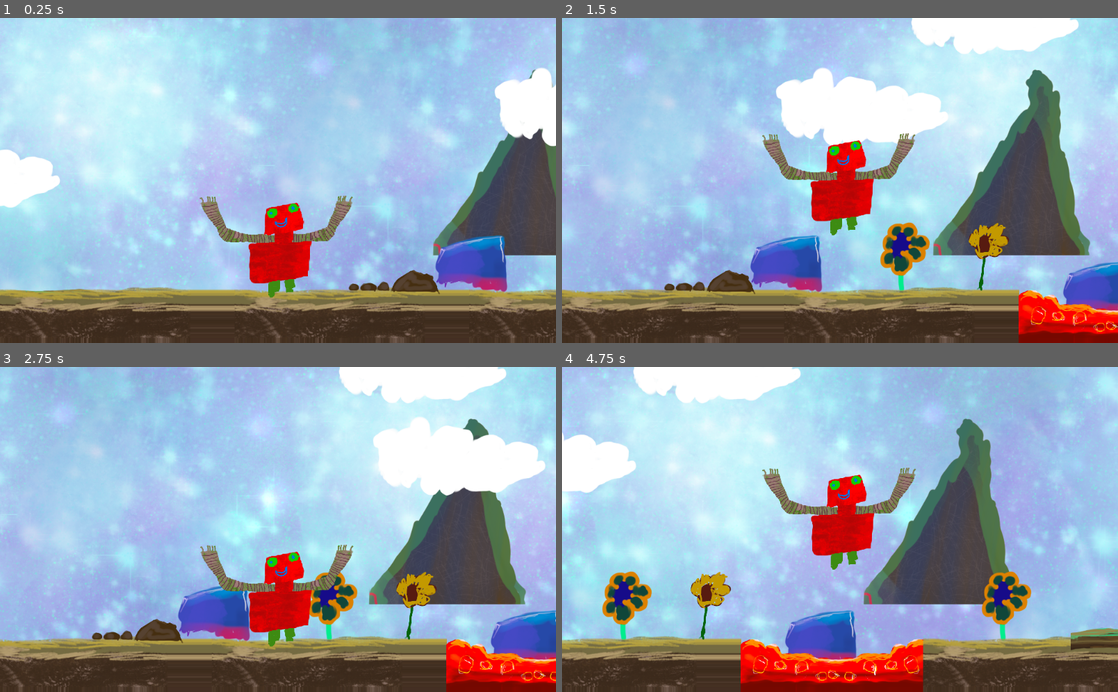
Above: before the commit, frames 1-4 (two rows, left to right).
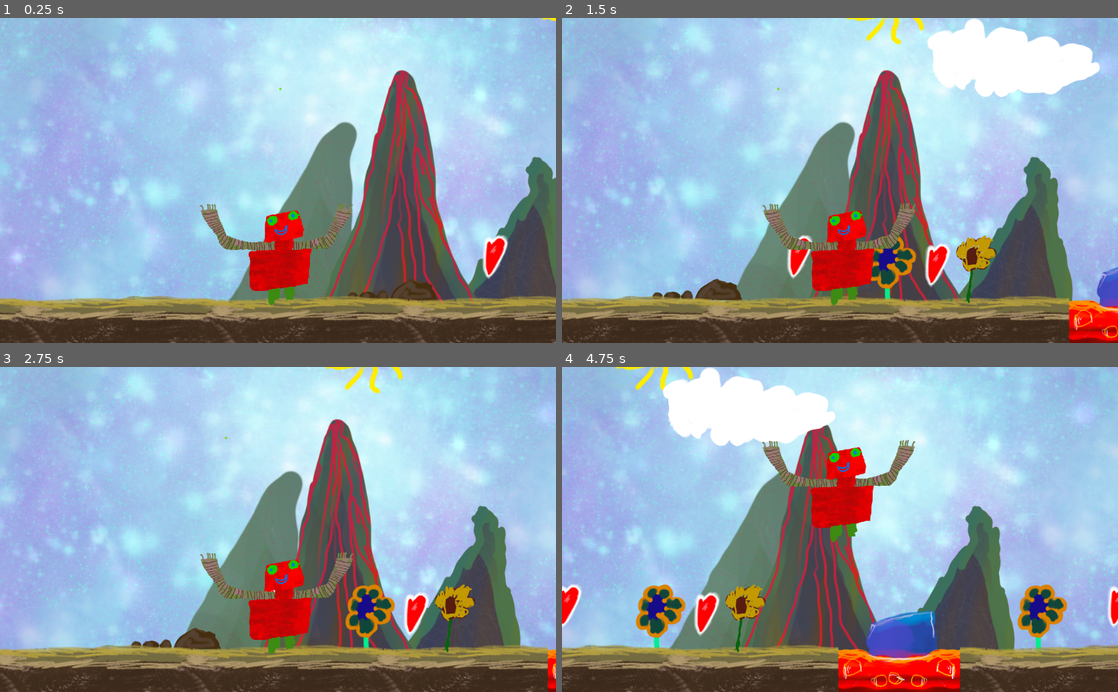
Above: after the commit, the same moments.

Repository: fistons/un-monstre-terrifiant
Game: Godot game, scene res://levels/level1.tscn
The game is run twice, just before and just after one commit, with the same random seed, the same clock (stepped at 60 frames per second) and the same inputs.
Inputs:
- Up to frame 1 (0.25 s): no input
- Up to frame 2 (1.5 s): hold D (right) from 0.53 s (still down); tap Space (jump) at 0.77 s
- Up to frame 3 (2.75 s): tap Space (jump) at 1.52 s; release D (right) at 2.03 s; hold Q (left) from 2.03 s (still down)
- Up to frame 4 (4.75 s): release Q (left) at 2.78 s; hold D (right) 2.78-4.28 s; tap Space (jump) at 3.02, 3.77, 4.52 s; hold Q (left) from 4.28 s (still down)

The runs differ from the first frame. In frame 1, 71% of the frame differs, in the area x 0-100%, y 0-100%; in frame 2, 60%; in frame 3, 60%; in frame 4, 75%.

Commit message:
Add new items to the level

Diff:
--- a/levels/MountainTiles.tscn
+++ b/levels/MountainTiles.tscn
@@ -1,16 +1,20 @@
-[gd_scene load_steps=8 format=2]
+[gd_scene load_steps=10 format=2]
 
 [ext_resource path="res://gfx/clouds.png" type="Texture" id=1]
 [ext_resource path="res://gfx/ground.png" type="Texture" id=2]
 [ext_resource path="res://gfx/lava.png" type="Texture" id=3]
 [ext_resource path="res://gfx/bloc.png" type="Texture" id=4]
 [ext_resource path="res://gfx/upground.png" type="Texture" id=5]
+[ext_resource path="res://gfx/lava02.png" type="Texture" id=6]
 
 [sub_resource type="RectangleShape2D" id=10]
-extents = Vector2( 216, 48 )
+extents = Vector2( 175.5, 41.5 )
 
 [sub_resource type="RectangleShape2D" id=18]
-extents = Vector2( 261.5, 15.5 )
+extents = Vector2( 192, 14.5 )
+
+[sub_resource type="RectangleShape2D" id=32]
+extents = Vector2( 112.5, 38.5 )
 
 [node name="Node2D" type="Node2D"]
 
@@ -19,13 +23,13 @@
 texture = ExtResource( 1 )
 
 [node name="ground" type="Sprite" parent="."]
-position = Vector2( 409, 419 )
+position = Vector2( 811, 275 )
 texture = ExtResource( 2 )
 
 [node name="StaticBody2D" type="StaticBody2D" parent="ground"]
 
 [node name="CollisionShape2D" type="CollisionShape2D" parent="ground/StaticBody2D"]
-position = Vector2( 0, 11 )
+position = Vector2( -0.5, 5.5 )
 shape = SubResource( 10 )
 
 [node name="lava" type="Sprite" parent="."]
@@ -36,7 +40,7 @@
 collision_layer = 2
 
 [node name="CollisionPolygon2D" type="CollisionPolygon2D" parent="lava/StaticBody2D"]
-polygon = PoolVector2Array( -168, 63, -171, -47, -137, -60, -120, -56, -110, -41, -87, -50, -78, -45, -69, -23, 2, -23, 14, -15, 147, 0, 170, -2, 171, 62 )
+polygon = PoolVector2Array( -174, 48, -177, -33, -152, -45, -34, -7, 37, -5, 115, -21, 140, -40, 175, -34, 176, 47 )
 
 [node name="water" type="Sprite" parent="."]
 position = Vector2( 283, 225 )
@@ -51,7 +55,7 @@
 polygon = PoolVector2Array( 65, 50, 58, -52, -58, -27, -58, 31 )
 
 [node name="ground2" type="Sprite" parent="."]
-position = Vector2( 734, 271 )
+position = Vector2( 234, 69 )
 texture = ExtResource( 5 )
 __meta__ = {
 "_edit_group_": true
@@ -60,5 +64,15 @@
 [node name="StaticBody2D" type="StaticBody2D" parent="ground2"]
 
 [node name="CollisionShape2D" type="CollisionShape2D" parent="ground2/StaticBody2D"]
-position = Vector2( 0.5, 0.5 )
+position = Vector2( -1, -0.5 )
 shape = SubResource( 18 )
+
+[node name="lava2" type="Sprite" parent="."]
+position = Vector2( 247, 427 )
+texture = ExtResource( 6 )
+
+[node name="StaticBody2D" type="StaticBody2D" parent="lava2"]
+
+[node name="CollisionShape2D" type="CollisionShape2D" parent="lava2/StaticBody2D"]
+position = Vector2( 0, 9.5 )
+shape = SubResource( 32 )
--- a/levels/level1.tscn
+++ b/levels/level1.tscn
@@ -6,45 +6,103 @@
 [ext_resource path="res://props/flower2.tscn" type="PackedScene" id=4]
 [ext_resource path="res://props/moving_cloud.tscn" type="PackedScene" id=5]
 [ext_resource path="res://props/rocks.tscn" type="PackedScene" id=6]
+[ext_resource path="res://props/sun.tscn" type="PackedScene" id=7]
+[ext_resource path="res://props/coin.tscn" type="PackedScene" id=8]
+[ext_resource path="res://props/potion.tscn" type="PackedScene" id=9]
+[ext_resource path="res://props/heart.tscn" type="PackedScene" id=10]
+[ext_resource path="res://props/ice.tscn" type="PackedScene" id=11]
 
 [node name="Level" type="Node2D"]
 
 [node name="props" type="Node" parent="."]
 
 [node name="Flower" parent="props" instance=ExtResource( 3 )]
-position = Vector2( 1086.44, 440.63 )
+position = Vector2( 1081.39, 464.404 )
 z_index = -5
 
 [node name="Flower2" parent="props" instance=ExtResource( 3 )]
-position = Vector2( 1785.9, 440.63 )
+position = Vector2( 1784.22, 464.404 )
 z_index = -200
 
 [node name="Flower3" parent="props" instance=ExtResource( 3 )]
-position = Vector2( 3092.7, 231.06 )
+position = Vector2( 3219.1, 226.363 )
 z_index = -5
 
 [node name="flower2" parent="props" instance=ExtResource( 4 )]
-position = Vector2( 1241.35, 440.63 )
+position = Vector2( 1237.79, 464.404 )
 
 [node name="flower3" parent="props" instance=ExtResource( 4 )]
-position = Vector2( 2036.91, 440.63 )
+position = Vector2( 2036.91, 464.404 )
 z_index = 200
 
 [node name="flower4" parent="props" instance=ExtResource( 4 )]
-position = Vector2( 2716.35, 359.205 )
+position = Vector2( 2628.67, 373.13 )
 
 [node name="cloud" parent="props" instance=ExtResource( 5 )]
-position = Vector2( 1132.44, 163.56 )
+position = Vector2( 1431.44, 72.7909 )
 
 [node name="rocks" parent="props" instance=ExtResource( 6 )]
-position = Vector2( 722.663, 487.904 )
+position = Vector2( 720.881, 503.94 )
+z_index = -1
+
+[node name="sun" parent="props" instance=ExtResource( 7 )]
+position = Vector2( 1081.27, -32.0906 )
+z_index = -150
+
+[node name="coins" type="Node" parent="props"]
+
+[node name="coin" parent="props/coins" instance=ExtResource( 8 )]
+position = Vector2( 2093.14, 436.13 )
+
+[node name="coin2" parent="props/coins" instance=ExtResource( 8 )]
+position = Vector2( 2165.05, 436.13 )
+
+[node name="coin3" parent="props/coins" instance=ExtResource( 8 )]
+position = Vector2( 2242.97, 436.13 )
+
+[node name="coin4" parent="props/coins" instance=ExtResource( 8 )]
+position = Vector2( 2320.88, 436.13 )
+
+[node name="heart" type="Node" parent="props"]
+
+[node name="heart" parent="props/heart" instance=ExtResource( 10 )]
+position = Vector2( 912.469, 436.13 )
+
+[node name="heart2" parent="props/heart" instance=ExtResource( 10 )]
+position = Vector2( 1166.27, 451.113 )
+
+[node name="heart3" parent="props/heart" instance=ExtResource( 10 )]
+position = Vector2( 1927.41, 436.13 )
+
+[node name="heart4" parent="props/heart" instance=ExtResource( 10 )]
+position = Vector2( 2018.81, 239.852 )
+
+[node name="heart5" parent="props/heart" instance=ExtResource( 10 )]
+position = Vector2( 2165.05, 146.791 )
+
+[node name="heart6" parent="props/heart" instance=ExtResource( 10 )]
+position = Vector2( 2165.05, 146.791 )
+
+[node name="potions" type="Node" parent="props"]
+
+[node name="potion" parent="props/potions" instance=ExtResource( 9 )]
+position = Vector2( 2861.73, 287.852 )
+
+[node name="potion2" parent="props/potions" instance=ExtResource( 9 )]
+position = Vector2( 3351.67, 207.852 )
+
+[node name="iceblocks" type="Node" parent="props"]
+
+[node name="ice" parent="props/iceblocks" instance=ExtResource( 11 )]
+position = Vector2( 1524.78, 499.113 )
+z_index = -50
 
 [node name="Player" parent="." instance=ExtResource( 2 )]
 position = Vector2( 511, 299 )
-z_index = 10
+z_index = 1
 
 [node name="TileMap" type="TileMap" parent="."]
 tile_set = ExtResource( 1 )
 cell_size = Vector2( 16, 16 )
 format = 1
-tile_data = PoolIntArray( -327612, 0, 0, 917491, 0, 0, 1179838, 4, 0, 1310903, 4, 0, 1507503, 4, 0, 1638450, 3, 0, 1704090, 1, 0, 1835094, 3, 0, 1966199, 4, 0, 2097140, 4, 0, 2031616, 1, 0, 2031643, 1, 0, 2031670, 1, 0, 2031697, 2, 0, 2031718, 1, 0, 2031744, 1, 0, 2031770, 1, 0 )
+tile_data = PoolIntArray( 1114305, 1, 0, 1441963, 1, 0, 1441985, 1, 0, 1769621, 1, 0, 1769643, 1, 0, 1769665, 1, 0, 2097152, 1, 0, 2097174, 1, 0, 2097196, 1, 0, 2097218, 1, 0, 2097240, 5, 0, 2097254, 1, 0, 2097276, 1, 0, 2097298, 1, 0, 2097320, 1, 0, 2097342, 1, 0, 2097364, 1, 0 )
--- a/levels/tileset.tres
+++ b/levels/tileset.tres
@@ -5,46 +5,44 @@
 [ext_resource path="res://gfx/lava.png" type="Texture" id=3]
 [ext_resource path="res://gfx/bloc.png" type="Texture" id=4]
 [ext_resource path="res://gfx/upground.png" type="Texture" id=5]
+[ext_resource path="res://gfx/lava02.png" type="Texture" id=6]
 
 [sub_resource type="RectangleShape2D" id=10]
-extents = Vector2( 216, 48 )
+extents = Vector2( 175.5, 44 )
 
-[sub_resource type="ConvexPolygonShape2D" id=11]
-points = PoolVector2Array( 147, 0, 170, -2, 171, 62, -168, 63 )
+[sub_resource type="ConvexPolygonShape2D" id=26]
+points = PoolVector2Array( 175, -34, 176, 47, -174, 48, 115, -21 )
 
-[sub_resource type="ConvexPolygonShape2D" id=12]
-points = PoolVector2Array( 14, -15, 147, 0, -168, 63 )
+[sub_resource type="ConvexPolygonShape2D" id=27]
+points = PoolVector2Array( -174, 48, -177, -33, -152, -45, -34, -7 )
 
-[sub_resource type="ConvexPolygonShape2D" id=13]
-points = PoolVector2Array( 2, -23, 14, -15, -168, 63, -69, -23 )
+[sub_resource type="ConvexPolygonShape2D" id=28]
+points = PoolVector2Array( 115, -21, 140, -40, 175, -34 )
 
-[sub_resource type="ConvexPolygonShape2D" id=14]
-points = PoolVector2Array( -69, -23, -168, 63, -171, -47, -110, -41 )
+[sub_resource type="ConvexPolygonShape2D" id=29]
+points = PoolVector2Array( 37, -5, 115, -21, -174, 48 )
 
-[sub_resource type="ConvexPolygonShape2D" id=15]
-points = PoolVector2Array( -110, -41, -87, -50, -78, -45, -69, -23 )
+[sub_resource type="ConvexPolygonShape2D" id=30]
+points = PoolVector2Array( 37, -5, -174, 48, -34, -7 )
 
-[sub_resource type="ConvexPolygonShape2D" id=16]
-points = PoolVector2Array( -110, -41, -171, -47, -137, -60, -120, -56 )
-
-[sub_resource type="ConvexPolygonShape2D" id=17]
+[sub_resource type="ConvexPolygonShape2D" id=31]
 points = PoolVector2Array( -58, 31, -58, -27, 58, -52, 65, 50 )
 
-[sub_resource type="RectangleShape2D" id=9]
-extents = Vector2( 261.5, 15.5 )
+[sub_resource type="RectangleShape2D" id=18]
+extents = Vector2( 192, 14.5 )
 
-[sub_resource type="RectangleShape2D" id=18]
-extents = Vector2( 261.5, 15.5 )
+[sub_resource type="RectangleShape2D" id=32]
+extents = Vector2( 112.5, 38.5 )
 
 [resource]
 0/name = "cloud"
 0/texture = ExtResource( 1 )
 0/tex_offset = Vector2( 0, 0 )
 0/modulate = Color( 1, 1, 1, 1 )
-0/region = Rect2( 0, 0, 514, 148 )
+0/region = Rect2( 0, 0, 320, 148 )
 0/tile_mode = 0
-0/occluder_offset = Vector2( 257, 74 )
-0/navigation_offset = Vector2( 257, 74 )
+0/occluder_offset = Vector2( 160, 74 )
+0/navigation_offset = Vector2( 160, 74 )
 0/shape_offset = Vector2( 0, 0 )
 0/shape_transform = Transform2D( 1, 0, 0, 1, 0, 0 )
 0/shape_one_way = false
@@ -55,12 +53,12 @@
 1/texture = ExtResource( 2 )
 1/tex_offset = Vector2( 0, 0 )
 1/modulate = Color( 1, 1, 1, 1 )
-1/region = Rect2( 0, 0, 433, 116 )
+1/region = Rect2( 0, 0, 352, 96 )
 1/tile_mode = 0
-1/occluder_offset = Vector2( 216.5, 58 )
-1/navigation_offset = Vector2( 216.5, 58 )
-1/shape_offset = Vector2( 216.5, 69 )
-1/shape_transform = Transform2D( 1, 0, 0, 1, 216.5, 69 )
+1/occluder_offset = Vector2( 176, 48 )
+1/navigation_offset = Vector2( 176, 48 )
+1/shape_offset = Vector2( 175.5, 51 )
+1/shape_transform = Transform2D( 1, 0, 0, 1, 175.5, 51 )
 1/shape = SubResource( 10 )
 1/shape_one_way = false
 1/shape_one_way_margin = 1.0
@@ -69,58 +67,52 @@
 "one_way": false,
 "one_way_margin": 1.0,
 "shape": SubResource( 10 ),
-"shape_transform": Transform2D( 1, 0, 0, 1, 216.5, 69 )
+"shape_transform": Transform2D( 1, 0, 0, 1, 175.5, 51 )
 } ]
 1/z_index = 0
 2/name = "lava"
 2/texture = ExtResource( 3 )
 2/tex_offset = Vector2( 0, 0 )
 2/modulate = Color( 1, 1, 1, 1 )
-2/region = Rect2( 0, 0, 341, 123 )
+2/region = Rect2( 0, 0, 352, 96 )
 2/tile_mode = 0
-2/occluder_offset = Vector2( 170.5, 61.5 )
-2/navigation_offset = Vector2( 170.5, 61.5 )
-2/shape_offset = Vector2( 170.5, 61.5 )
-2/shape_transform = Transform2D( 1, 0, 0, 1, 170.5, 61.5 )
-2/shape = SubResource( 11 )
+2/occluder_offset = Vector2( 176, 48 )
+2/navigation_offset = Vector2( 176, 48 )
+2/shape_offset = Vector2( 176, 48 )
+2/shape_transform = Transform2D( 1, 0, 0, 1, 176, 48 )
+2/shape = SubResource( 26 )
 2/shape_one_way = false
 2/shape_one_way_margin = 1.0
 2/shapes = [ {
 "autotile_coord": Vector2( 0, 0 ),
 "one_way": false,
 "one_way_margin": 1.0,
-"shape": SubResource( 11 ),
-"shape_transform": Transform2D( 1, 0, 0, 1, 170.5, 61.5 )
+"shape": SubResource( 26 ),
+"shape_transform": Transform2D( 1, 0, 0, 1, 176, 48 )
 }, {
 "autotile_coord": Vector2( 0, 0 ),
 "one_way": false,
 "one_way_margin": 1.0,
-"shape": SubResource( 12 ),
-"shape_transform": Transform2D( 1, 0, 0, 1, 170.5, 61.5 )
+"shape": SubResource( 27 ),
+"shape_transform": Transform2D( 1, 0, 0, 1, 176, 48 )
 }, {
 "autotile_coord": Vector2( 0, 0 ),
 "one_way": false,
 "one_way_margin": 1.0,
-"shape": SubResource( 13 ),
-"shape_transform": Transform2D( 1, 0, 0, 1, 170.5, 61.5 )
+"shape": SubResource( 28 ),
+"shape_transform": Transform2D( 1, 0, 0, 1, 176, 48 )
 }, {
 "autotile_coord": Vector2( 0, 0 ),
 "one_way": false,
 "one_way_margin": 1.0,
-"shape": SubResource( 14 ),
-"shape_transform": Transform2D( 1, 0, 0, 1, 170.5, 61.5 )
+"shape": SubResource( 29 ),
+"shape_transform": Transform2D( 1, 0, 0, 1, 176, 48 )
 }, {
 "autotile_coord": Vector2( 0, 0 ),
 "one_way": false,
 "one_way_margin": 1.0,
-"shape": SubResource( 15 ),
-"shape_transform": Transform2D( 1, 0, 0, 1, 170.5, 61.5 )
-}, {
-"autotile_coord": Vector2( 0, 0 ),
-"one_way": false,
-"one_way_margin": 1.0,
-"shape": SubResource( 16 ),
-"shape_transform": Transform2D( 1, 0, 0, 1, 170.5, 61.5 )
+"shape": SubResource( 30 ),
+"shape_transform": Transform2D( 1, 0, 0, 1, 176, 48 )
 } ]
 2/z_index = 0
 3/name = "water"
@@ -133,56 +125,56 @@
 3/navigation_offset = Vector2( 67.5, 53.5 )
 3/shape_offset = Vector2( 67.5, 53.5 )
 3/shape_transform = Transform2D( 1, 0, 0, 1, 67.5, 53.5 )
-3/shape = SubResource( 17 )
+3/shape = SubResource( 31 )
 3/shape_one_way = false
 3/shape_one_way_margin = 1.0
 3/shapes = [ {
 "autotile_coord": Vector2( 0, 0 ),
 "one_way": false,
 "one_way_margin": 1.0,
-"shape": SubResource( 17 ),
+"shape": SubResource( 31 ),
 "shape_transform": Transform2D( 1, 0, 0, 1, 67.5, 53.5 )
 } ]
 3/z_index = 0
-4/name = "Sprite"
+4/name = "ground2"
 4/texture = ExtResource( 5 )
 4/tex_offset = Vector2( 0, 0 )
 4/modulate = Color( 1, 1, 1, 1 )
-4/region = Rect2( 0, 0, 544, 47 )
+4/region = Rect2( 0, 0, 384, 45 )
 4/tile_mode = 0
-4/occluder_offset = Vector2( 272, 23.5 )
-4/navigation_offset = Vector2( 272, 23.5 )
-4/shape_offset = Vector2( 272.5, 24 )
-4/shape_transform = Transform2D( 1, 0, 0, 1, 272.5, 24 )
-4/shape = SubResource( 9 )
+4/occluder_offset = Vector2( 192, 22.5 )
+4/navigation_offset = Vector2( 192, 22.5 )
+4/shape_offset = Vector2( 191, 22 )
+4/shape_transform = Transform2D( 1, 0, 0, 1, 191, 22 )
+4/shape = SubResource( 18 )
 4/shape_one_way = false
 4/shape_one_way_margin = 1.0
 4/shapes = [ {
 "autotile_coord": Vector2( 0, 0 ),
 "one_way": false,
 "one_way_margin": 1.0,
-"shape": SubResource( 9 ),
-"shape_transform": Transform2D( 1, 0, 0, 1, 272.5, 24 )
+"shape": SubResource( 18 ),
+"shape_transform": Transform2D( 1, 0, 0, 1, 191, 22 )
 } ]
 4/z_index = 0
-5/name = "ground2"
-5/texture = ExtResource( 5 )
+5/name = "lava2"
+5/texture = ExtResource( 6 )
 5/tex_offset = Vector2( 0, 0 )
 5/modulate = Color( 1, 1, 1, 1 )
-5/region = Rect2( 0, 0, 544, 47 )
+5/region = Rect2( 0, 0, 224, 96 )
 5/tile_mode = 0
-5/occluder_offset = Vector2( 272, 23.5 )
-5/navigation_offset = Vector2( 272, 23.5 )
-5/shape_offset = Vector2( 272.5, 24 )
-5/shape_transform = Transform2D( 1, 0, 0, 1, 272.5, 24 )
-5/shape = SubResource( 18 )
+5/occluder_offset = Vector2( 112, 48 )
+5/navigation_offset = Vector2( 112, 48 )
+5/shape_offset = Vector2( 112, 57.5 )
+5/shape_transform = Transform2D( 1, 0, 0, 1, 112, 57.5 )
+5/shape = SubResource( 32 )
 5/shape_one_way = false
 5/shape_one_way_margin = 1.0
 5/shapes = [ {
 "autotile_coord": Vector2( 0, 0 ),
 "one_way": false,
 "one_way_margin": 1.0,
-"shape": SubResource( 18 ),
-"shape_transform": Transform2D( 1, 0, 0, 1, 272.5, 24 )
+"shape": SubResource( 32 ),
+"shape_transform": Transform2D( 1, 0, 0, 1, 112, 57.5 )
 } ]
 5/z_index = 0
--- a/player/Player.gd
+++ b/player/Player.gd
@@ -6,6 +6,9 @@
 const GRAVITY = 300
 const UP = Vector2(0,-1)
 const JUMP_SPEED = 2500
+
+func _ready():
+	add_to_group("player")
 
 func _physics_process(_delta):
 	apply_grativity()
--- a/player/Player.tscn
+++ b/player/Player.tscn
@@ -1,12 +1,14 @@
-[gd_scene load_steps=6 format=2]
+[gd_scene load_steps=8 format=2]
 
 [ext_resource path="res://gfx/monster.png" type="Texture" id=1]
 [ext_resource path="res://gfx/background.png" type="Texture" id=2]
 [ext_resource path="res://gfx/mountains.png" type="Texture" id=3]
 [ext_resource path="res://player/Player.gd" type="Script" id=4]
+[ext_resource path="res://gfx/mountains02.png" type="Texture" id=5]
+[ext_resource path="res://gfx/mountains03.png" type="Texture" id=6]
 
 [sub_resource type="RectangleShape2D" id=1]
-extents = Vector2( 55, 87 )
+extents = Vector2( 55, 81 )
 
 [node name="Player" type="KinematicBody2D"]
 script = ExtResource( 4 )
@@ -16,7 +18,7 @@
 texture = ExtResource( 1 )
 
 [node name="CollisionShape2D" type="CollisionShape2D" parent="."]
-position = Vector2( 2, 7 )
+position = Vector2( 2, 1 )
 shape = SubResource( 1 )
 
 [node name="Camera2D" type="Camera2D" parent="."]
@@ -29,6 +31,8 @@
 scroll_ignore_camera_zoom = true
 
 [node name="ParallaxLayer" type="ParallaxLayer" parent="Camera2D/ParallaxBackground"]
+z_index = -50
+motion_scale = Vector2( 0.1, 1 )
 motion_mirroring = Vector2( 2140, 0 )
 
 [node name="TextureRect" type="TextureRect" parent="Camera2D/ParallaxBackground/ParallaxLayer"]
@@ -39,11 +43,32 @@
 texture = ExtResource( 2 )
 
 [node name="ParallaxLayer2" type="ParallaxLayer" parent="Camera2D/ParallaxBackground"]
+z_index = -50
 motion_scale = Vector2( 0.25, 1 )
+motion_mirroring = Vector2( 1080, 0 )
 
 [node name="TextureRect" type="TextureRect" parent="Camera2D/ParallaxBackground/ParallaxLayer2"]
 margin_left = 413.0
-margin_top = 94.0
-margin_right = 1031.0
+margin_top = 255.0
+margin_right = 705.0
 margin_bottom = 600.0
 texture = ExtResource( 3 )
+
+[node name="TextureRect2" type="TextureRect" parent="Camera2D/ParallaxBackground/ParallaxLayer2"]
+margin_left = 1.0
+margin_top = 128.0
+margin_right = 428.0
+margin_bottom = 600.0
+texture = ExtResource( 5 )
+
+[node name="ParallaxLayer3" type="ParallaxLayer" parent="Camera2D/ParallaxBackground"]
+z_index = -50
+motion_scale = Vector2( 0.3, 1 )
+motion_mirroring = Vector2( 2100, 0 )
+
+[node name="TextureRect" type="TextureRect" parent="Camera2D/ParallaxBackground/ParallaxLayer3"]
+margin_left = 222.0
+margin_top = 95.0
+margin_right = 551.0
+margin_bottom = 601.0
+texture = ExtResource( 6 )
Not shown: 1 places in levels/level1.tscn that only renumber resources
